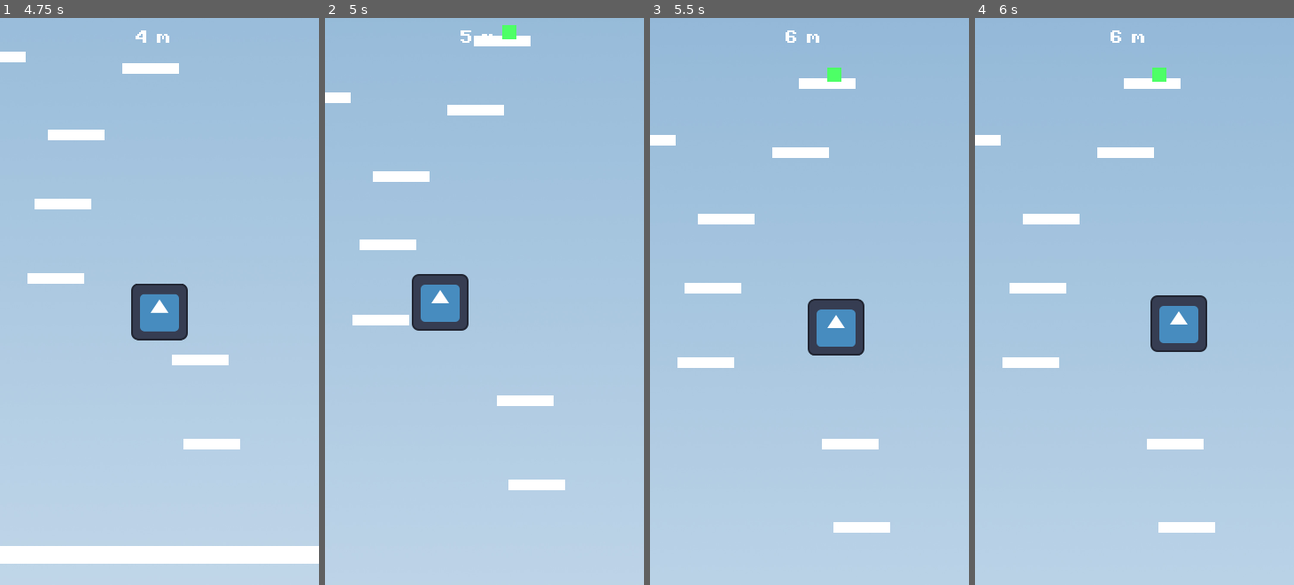
Above: before the commit, frames 1-4 (left to right).
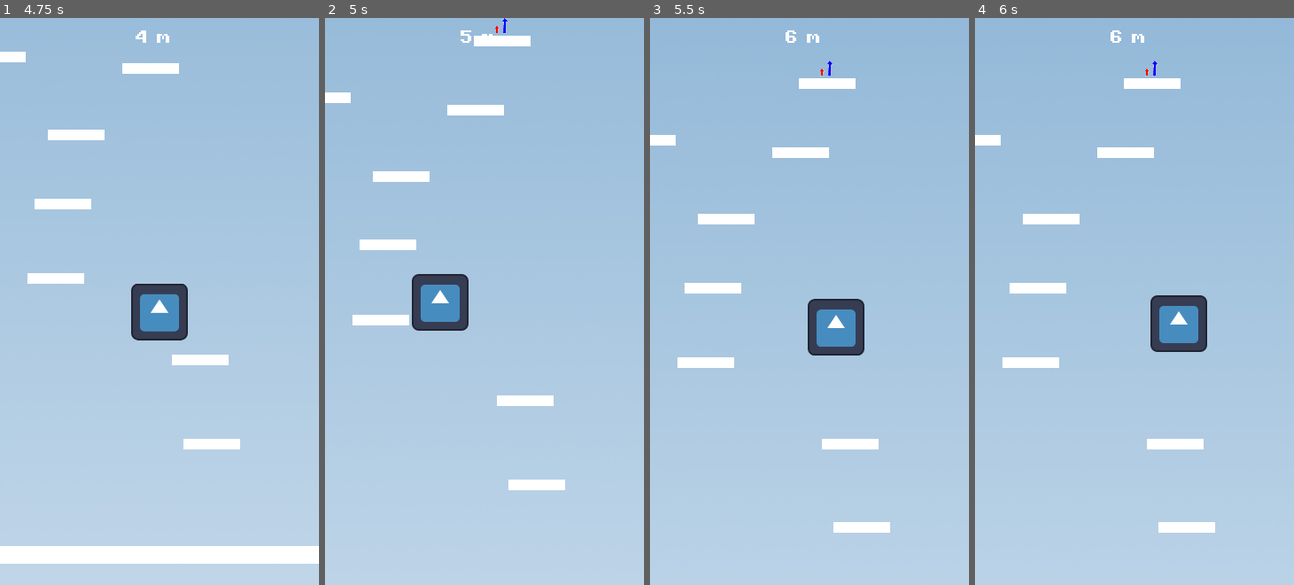
Above: after the commit, the same moments.

Repository: Cylinder7/bounce-back
Game: Godot game, scene res://levels/Overworld/overworldaltitude.tscn
The game is run twice, just before and just after one commit, with the same random seed, the same clock (stepped at 60 frames per second) and the same inputs. The engine's default icon, where the game draws it, is replaced by a stand-in: a white triangle on a blue panel in a dark square.
Inputs:
- Up to frame 1 (4.75 s): tap Enter (ui_accept) at 0.5, 0.77, 1.52, 3.02, 3.77, 4.52 s; hold Right (ui_right) 0.53-2.03 s; hold Left (ui_left) 2.03-2.78 s; hold Right (ui_right) 2.78-4.28 s; hold Left (ui_left) from 4.28 s (still down)
- Up to frame 2 (5 s): keep holding Left (ui_left)
- Up to frame 3 (5.5 s): release Left (ui_left) at 5.03 s; hold Right (ui_right) from 5.03 s (still down)
- Up to frame 4 (6 s): release Right (ui_right) at 5.78 s; hold Left (ui_left) from 5.78 s (still down)

Frame 1 is identical in both runs. In frame 2, 0.1% of the frame differs, in the area x 53-60%, y 0-4%; in frame 3, 0.1%; in frame 4, 0.1%.

Commit message:
icons

Diff:
--- a/pickup.gd
+++ b/pickup.gd
@@ -3,15 +3,17 @@
 enum Kind { BOOST, INVERT, SLIPPERY }
 
 const DATA = {
-	Kind.BOOST: {"name": "boost", "time": 8.0, "color": Color(0.3, 1.0, 0.4)},
-	Kind.INVERT: {"name": "invert", "time": 6.0, "color": Color(1.0, 0.3, 0.8)},
-	Kind.SLIPPERY: {"name": "slippery", "time": 8.0, "color": Color(0.4, 0.9, 1.0)},
+	Kind.BOOST: {"name": "boost", "time": 8.0},
+	Kind.INVERT: {"name": "invert", "time": 6.0},
+	Kind.SLIPPERY: {"name": "slippery", "time": 8.0},
 }
 
 @export var kind: Kind = Kind.BOOST
+@export var textures: Array[Texture2D]
 
 func _ready():
-	modulate = DATA[kind]["color"]
+	if kind < textures.size() and textures[kind]:
+		$Sprite2D.texture = textures[kind]
 	body_entered.connect(_on_body_entered)
 
 func _on_body_entered(body):
--- a/pickup.tscn
+++ b/pickup.tscn
@@ -1,20 +1,21 @@
 [gd_scene format=3 uid="uid://d2n72gidxqpge"]
 
 [ext_resource type="Script" uid="uid://bxy3c2frrkd7" path="res://pickup.gd" id="1_iqk3k"]
+[ext_resource type="Texture2D" uid="uid://bqj858ts5oxht" path="res://assets/upgrades/JumpHeight.png" id="2_0tmqx"]
+[ext_resource type="Texture2D" uid="uid://qqp06yu1cobo" path="res://assets/upgrades/invert.png" id="3_bwgqt"]
+[ext_resource type="Texture2D" uid="uid://b1ykiqt6656dq" path="res://assets/upgrades/waterdrop.png" id="4_jv4fb"]
 
 [sub_resource type="RectangleShape2D" id="RectangleShape2D_nicuo"]
 size = Vector2(16, 16)
 
 [node name="Pickup" type="Area2D" unique_id=1496124097]
 position = Vector2(-8, -8)
+scale = Vector2(0.2, 0.2)
 script = ExtResource("1_iqk3k")
-
-[node name="ColorRect" type="ColorRect" parent="." unique_id=437318590]
-custom_minimum_size = Vector2(16, 16)
-custom_maximum_size = Vector2(16, 16)
-offset_right = 40.0
-offset_bottom = 40.0
+textures = Array[Texture2D]([ExtResource("2_0tmqx"), ExtResource("3_bwgqt"), ExtResource("4_jv4fb")])
 
 [node name="CollisionShape2D" type="CollisionShape2D" parent="." unique_id=810112888]
 position = Vector2(8, 8)
 shape = SubResource("RectangleShape2D_nicuo")
+
+[node name="Sprite2D" type="Sprite2D" parent="." unique_id=519466232]
